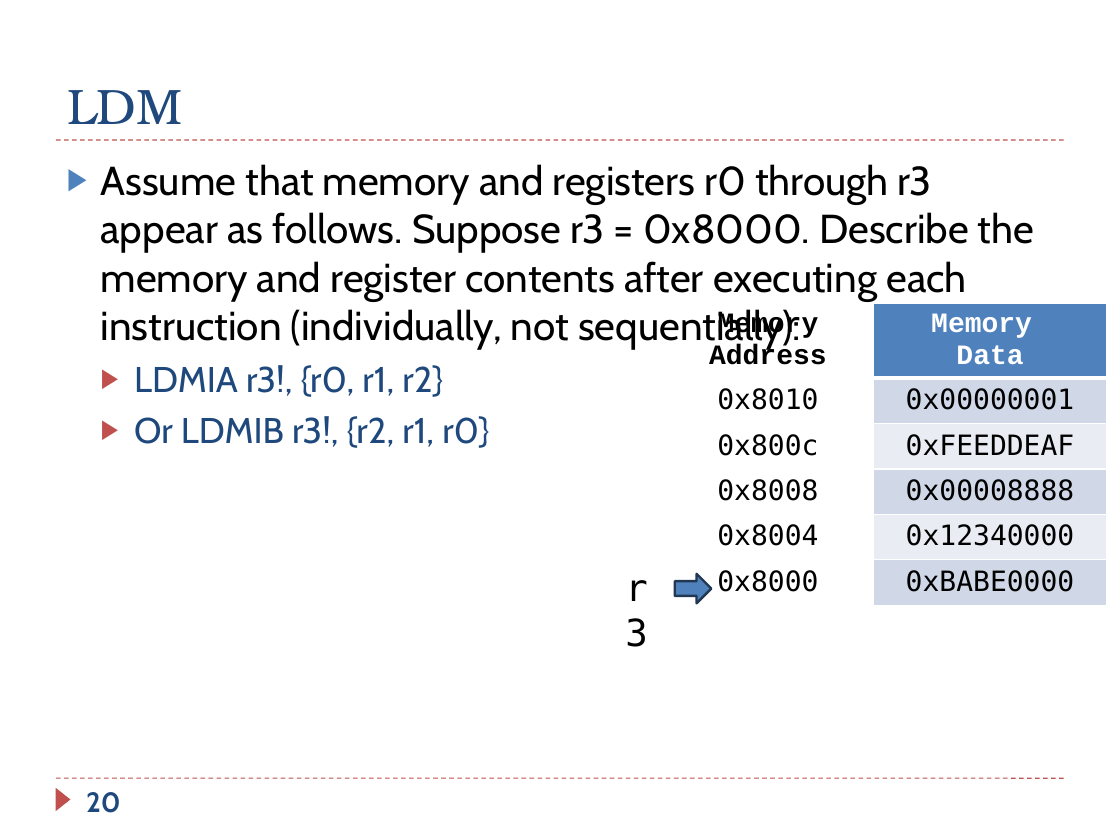
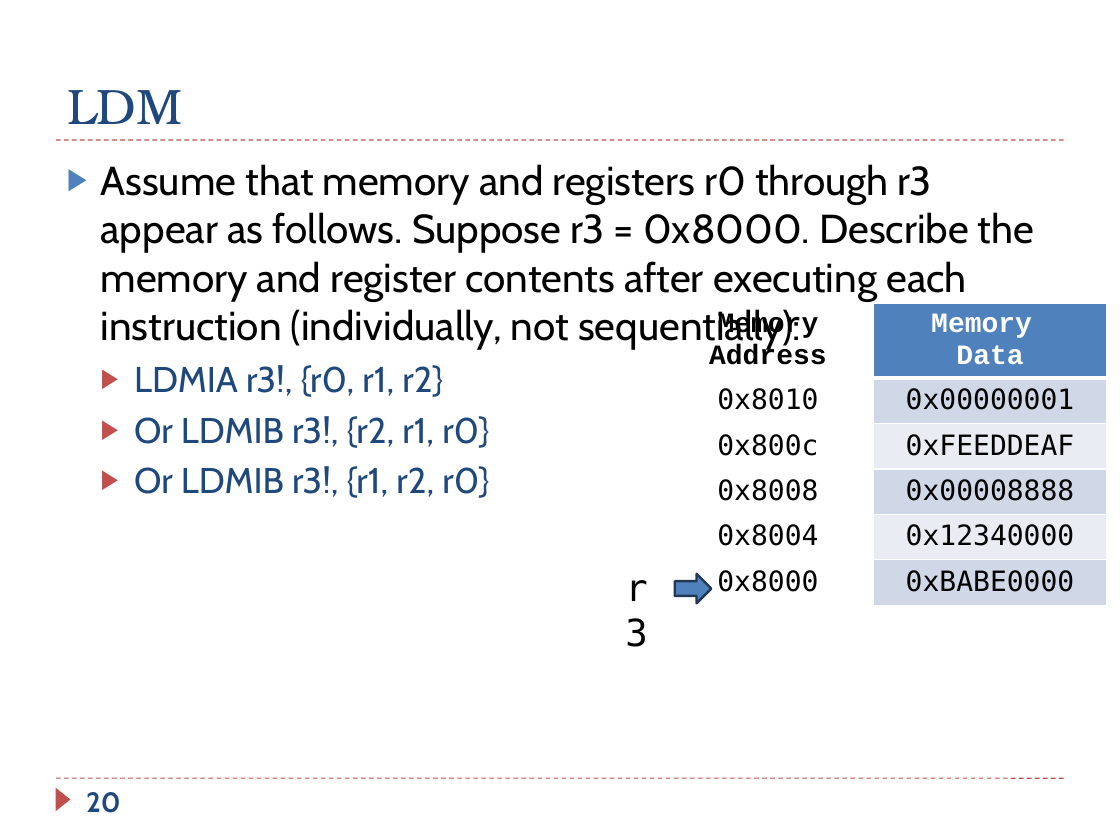
Before and after one commit to guhofstra/CSC111Fa25, a slide deck: slide 20 of PPTs/Ch5_ARM_Load_Store_Exercises_ANS.pptx. Drawn at 1120x840 pixels with LibreOffice and Linux fonts; fonts in the diff are those of the drawing. Boxes give left, top, right and bottom in pixels: in the first picture for what was removed or moved away, otherwise in the second. Text is boxed around its words. In the diff, an @@ line names an element or a change of style, - is before the commit and + after.

```diff
--- a/PPTs/Ch5_ARM_Load_Store_Exercises_ANS.pptx
+++ b/PPTs/Ch5_ARM_Load_Store_Exercises_ANS.pptx
@@ text at box(134, 466, 489, 498): paragraph added @@
+  ▶ Or LDMIB r3!, {r1, r2, r0}
```
Also in this commit, not shown: 1 other slide changed, 3 other files.
